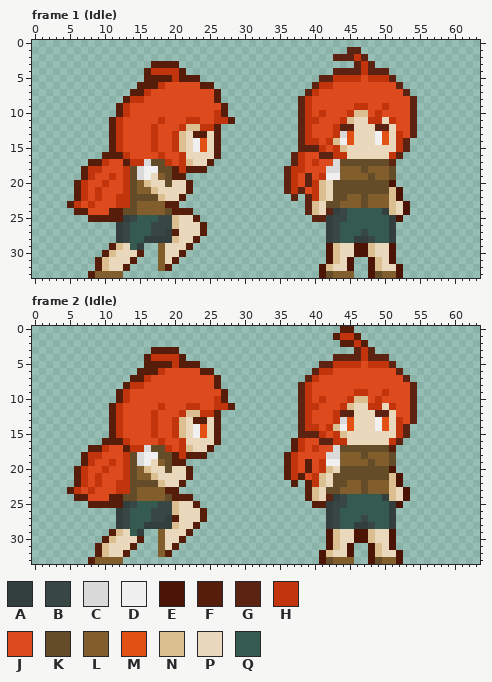
One commit to this pixel-art file: Sprites/MC/MC.aseprite. The first picture shows the starting point.
64x34 pixels, 32 frames. Shown: frame 1 (Idle), frame 2 (Idle). The commit also changed other frames, which this record leaves out.
Visible layers, top first: "outline", "rightarm", "shorts", "hair", "rightleg", "leftleg", "torso", "Head", "leftarm", "refer", "oldbody".
Palette (. is transparent): A #323f3c  B #384744  C #dadada  D #f0f0f0  E #4c1404  F #561d0b  G #5c2312  H #c2340c  J #dc4a1e  K #634c27  L #815e2c  M #e25113  N #dcbf90  P #e9d8bc  Q #355a50
Pixels before, frame 1 (Idle), first column x 5:
 1 ........................................GG........
 2 ......................................GGGHG.......
 3 ............FFFF.........................GHG......
 4 ...........FHHHHF.....................GGGGHGGG....
 5 ...........FFFFHFFF.................GGHHHHJHHHG...
 6 ..........FFFHJJJJJFF..............GHHJJJJJJJJJG..
 7 .........FFHJJJJJJJJJF............GHJJJJJJJJJJJJG.
 8 ........FHHJJJJJJJJJJF...........GHJJJJJJJJJJJJJJG
 9 .......FHJJJJJJJJJJJJJF..........GHJJJJJJHHJJHJJJG
10 .......FHJJJJJJJJJJJJHF..........GHJHJJJHNNJHJJJJG
11 ......FHJJJJJHJJJHHJJHHF.........GHHJJJHNPPHHPHJJG
12 ......FHJJJJHJJJHNNHHF...........GHJJJHGGPPPGGPJJG
13 ......FHJJJJHJJHNPFFPF...........GHJJJHCMPPPDMPHJG
14 ......FHJJJJHJJHNPDMPF...........GHHJHNDMPPPDMPHG.
15 ......FHJJJJHJJHNPDMPF...........GGGHJHNPPPPPPPHG.
16 .....FFFHJJJJHJJHPPPPF..........GHJJGGHHPPPPPPHG..
17 ...FFHJJFHHCKKHJHNPPF...........GHJHJJCKKKKKKKG...
18 ..FHHJJJHKCDDKKFHFFF...........GHHJJJCCLLLKLLLK...
19 ..FHJJHJHKCDPLKFF..............GHJGJHDDLLLLKLLK...
20 .FHJJHJJHKLNPPKPPF.............GHJGHNPKKKKKKKKE...
21 .FHJHJJJHKLLNPPPPF.............GHGJHNPKKKKKKKKNE..
22 .FHJHJJHHKKKKNPPF...............G.GHNPKKLLKLLLNE..
23 FHJHJJJHHKLLLLFF..................GNPKKLLLKLLLNPE.
24 .FFJJJFFKKLLLLKFFF................GNPGABQQQQQANPE.
25 ...FFFFFABQQQBBNPPF................GGABBQQQQQQAE..
26 .......ABQQQBBBNPPPF.................ABQQQQQQQA...
27 .......ABQQQBBAFPPPF.................ABQQQBQQQA...
28 .......ABQQAAAANPPF..................ABQQAABQQA...
29 ......FNPQA..LPPPF...................ENPPEENPPE...
30 .....FNPPPF..LPPF....................ENPPEENPPE...
31 ....FNPPPF...LPF.....................ENPE..ENPE...
32 ....FNPPF....LF.....................ENPPE..ENPPE..
33 ...FLLLL............................EKLLL..EKLLE..
Pixels before, frame 2 (Idle), first column x 5:
 0 .......................................FF.........
 1 ......................................FHHF........
 2 .......................................FFHF.......
 3 ............FFFF.........................GHG......
 4 ...........FHHHHF.....................GGGGHGGG....
 5 ...........FFFFHFFF.................GGHHHHJHHHG...
 6 ..........FFFHJJJJJFF..............GHHJJJJJJJJJG..
 7 .........FFHJJJJJJJJJF............GHJJJJJJJJJJJJG.
 8 ........FHHJJJJJJJJJJF...........GHJJJJJJJJJJJJJJG
 9 .......FHJJJJJJJJJJJJJF..........GHJJJJJJHHJJHJJJG
10 .......FHJJJJJJJJJJJJHF..........GHJHJJJHNNJHJJJJG
11 ......FHJJJJJHJJJHHJJHHF.........GHHJJJHNPPHHPHJJG
12 ......FHJJJJHJJJHNNHHF...........GHJJJHGGPPPGGPJJG
13 ......FHJJJJHJJHNPFFPF...........GHJJJHCMPPPDMPHJG
14 ......FHJJJJHJJHNPDMPF...........GHHJHNDMPPPDMPHG.
15 ......FHJJJJHJJHNPDMPF...........GGGHJHNPPPPPPPHG.
16 .....FFFHJJJJHJJHPPPPF..........FHJJGGHHPPPPPPHG..
17 ...FFHJJFHHCKKHJHNPPF...........FHJHJJCKKKKKKKF...
18 ..FHHJJJHKCDDKKFHFFF...........FHJJJJCCLLLKLLLK...
19 ..FHJJHJHKCDPLKFF..............FHJFJHDDLLLLKLLK...
20 .FHJJHJJHKLNPPKPPF.............FHJFJHNPKKKKKKKE...
21 .FHJHJJJHKLLNPPPPF.............FHFJHNPKKKKKKKKNE..
22 .FHJHJJHHKKKKNPPF...............F.FHNPKKLLKLLLNE..
23 FHJHJJJHHKLLLLFF..................FNPKKLLLKLLLNPE.
24 .FFJJJFFKKLLLLKFFF................FNPGABQQQQQANPE.
25 ...FFFFFABQQQBBNPPF................FFABBQQQQQQAE..
26 .......ABQQQBBBNPPPF.................ABQQQQQQQA...
27 .......ABQQQBBAFPPPF.................ABQQQBQQQA...
28 .......ABQQAAAANPPF..................ABQQAABQQA...
29 ......FNPQA..LPPPF...................ENPPEENPPE...
30 .....FNPPPF..LPPF....................ENPPEENPPE...
31 ....FNPPPF...LPF.....................ENPE..ENPE...
32 ....FNPPF....LF.....................ENPPE..ENPPE..
33 ...FLLLL............................EKLLL..EKLLE..
The result:
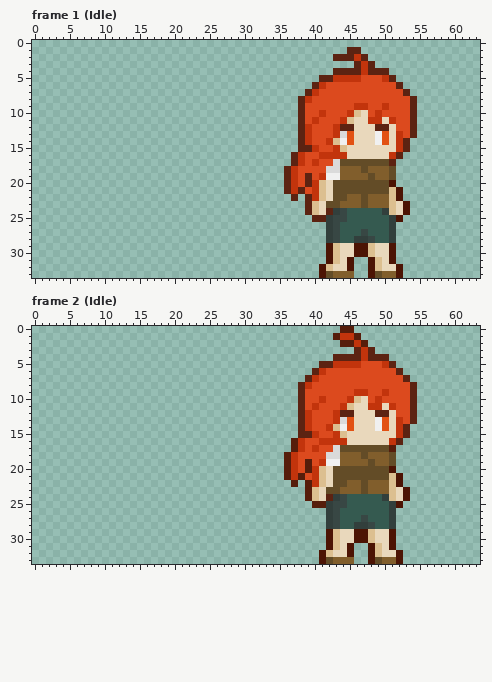
Diff:
layer "refer" now hidden
Changed rows in their new state; - is an unchanged pixel.
Frame 1 (Idle):
first column x 5:
 3 ------------....-----------------------------
 4 -----------......----------------------------
 5 -----------........------------------------JJ
 6 ----------...........----------------J-------
 7 ---------.............-----------------------
 8 --------..............-----------------------
 9 -------................-----------J----------
10 -------................-----------J-------P--
11 ------..................----------J----------
12 ------................-----------------------
13 ------................-----------------------
14 ------................-------------J---------
15 ------................-------------HJ--------
16 -----.................--------------HH-------
17 ---..................------------------------
18 --..................-------------J-----------
19 --...............----------------------------
20 -.................---------------------------
21 -.................---------------------------
22 -................----------------------------
23 ................-----------------------------
24 -.................---------------------------
25 ---................--------------------------
26 -------.............-------------------------
27 -------.............-------------------------
28 -------............--------------------------
29 ------.....--.....---------------------------
30 -----......--....----------------------------
31 ----......---...-----------------------------
32 ----.....----..------------------------------
33 ---.....-------------------------------------
Frame 2 (Idle):
first column x 5:
 3 ------------....-----------------------------
 4 -----------......----------------------------
 5 -----------........------------------------JJ
 6 ----------...........----------------J-------
 7 ---------.............-----------------------
 8 --------..............-----------------------
 9 -------................-----------J----------
10 -------................-----------J-------P--
11 ------..................----------J----------
12 ------................-----------------------
13 ------................-----------------------
14 ------................-------------J---------
15 ------................-------------HJ--------
16 -----.................--------------HH-------
17 ---..................------------------------
18 --..................-------------------------
19 --...............----------------------------
20 -.................-----------------HNPK------
21 -.................---------------------------
22 -................----------------------------
23 ................-----------------------------
24 -.................---------------------------
25 ---................--------------------------
26 -------.............-------------------------
27 -------.............-------------------------
28 -------............--------------------------
29 ------.....--.....---------------------------
30 -----......--....----------------------------
31 ----......---...-----------------------------
32 ----.....----..------------------------------
33 ---.....-------------------------------------
Where, in picture pixels (left, top, right, bottom), the same in both pictures:
erased: (67, 61, 235, 278)
changed: (368, 75, 382, 82)
changed: (298, 82, 368, 173)
erased: (67, 347, 235, 564)
changed: (368, 361, 382, 368)
changed: (305, 368, 368, 473)
